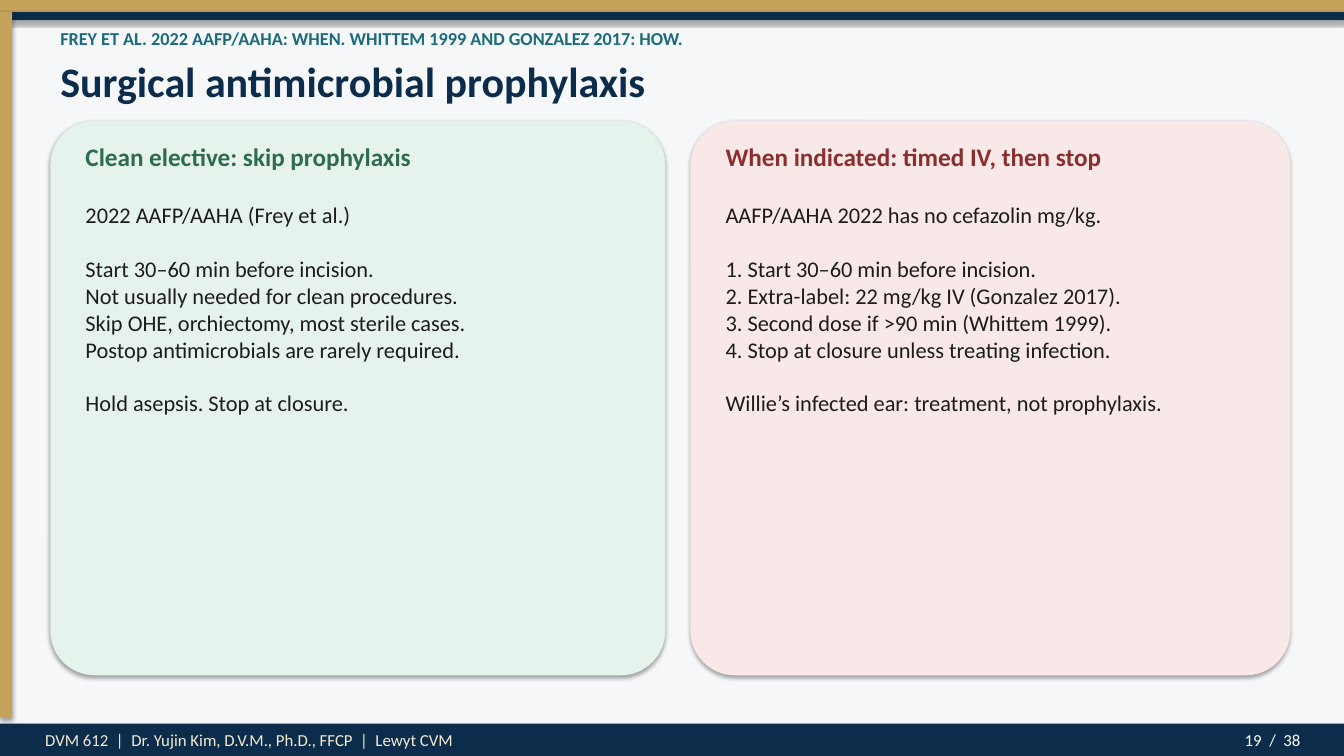
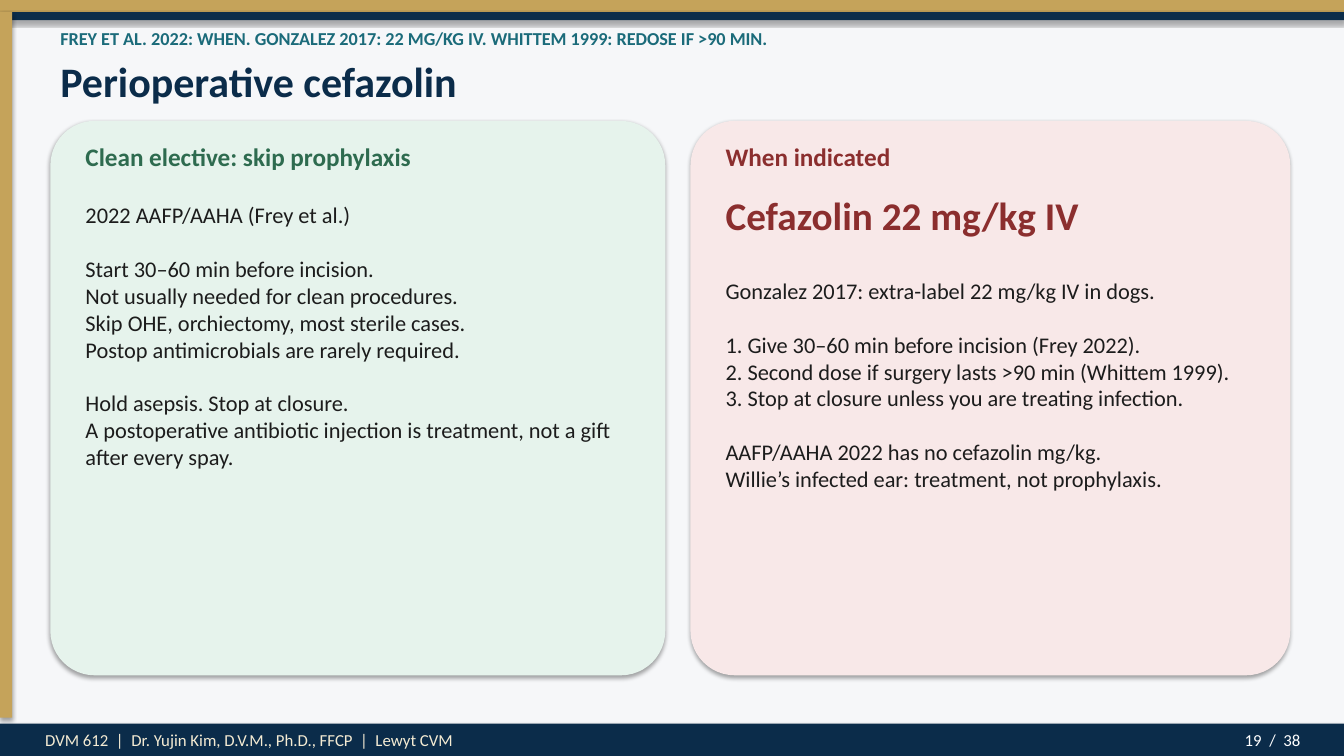
Before and after one commit to drkimvet/happycare, a slide deck: slide 19 of lectures/DVM-612_Week4_Preop_PatientPrep_Postop.pptx. Drawn at 1344x756 pixels with LibreOffice and Linux fonts; fonts in the diff are those of the drawing. Boxes give left, top, right and bottom in pixels: in the first picture for what was removed or moved away, otherwise in the second. Text is boxed around its words. In the diff, an @@ line names an element or a change of style, - is before the commit and + after.

```diff
--- a/lectures/DVM-612_Week4_Preop_PatientPrep_Postop.pptx
+++ b/lectures/DVM-612_Week4_Preop_PatientPrep_Postop.pptx
@@ text at (60, 32, 768, 46): text changed @@
-FREY ET AL. 2022 AAFP/AAHA: WHEN. WHITTEM 1999 AND GONZALEZ 2017: HOW.
+FREY ET AL. 2022: WHEN. GONZALEZ 2017: 22 MG/KG IV. WHITTEM 1999: REDOSE IF >90 MIN.
@@ text at (60, 67, 456, 104): text changed @@
-Surgical antimicrobial prophylaxis
+Perioperative cefazolin
@@ text at (726, 148, 891, 166): text changed @@
-When indicated: timed IV, then stop
+When indicated
@@ text at (85, 207, 610, 469): text changed @@
-2022 AAFP/AAHA (Frey et al.)
-Start 30–60 min before incision.
-Not usually needed for clean procedures.
-Skip OHE, orchiectomy, most sterile cases.
-Postop antimicrobials are rarely required.
-Hold asepsis. Stop at closure.
+2022 AAFP/AAHA (Frey et al.)
+Start 30–60 min before incision.
+Not usually needed for clean procedures.
+Skip OHE, orchiectomy, most sterile cases.
+Postop antimicrobials are rarely required.
+Hold asepsis. Stop at closure.
+A postoperative antibiotic injection is treatment, not a gift after every spay.
@@ text at (726, 202, 1079, 237): text changed; size 16 to 28 pt; text colour #1C1C1C to #8B2E2E; bold on @@
-AAFP/AAHA 2022 has no cefazolin mg/kg.
-1. Start 30–60 min before incision.
-2. Extra-label: 22 mg/kg IV (Gonzalez 2017).
-3. Second dose if >90 min (Whittem 1999).
-4. Stop at closure unless treating infection.
-Willie’s infected ear: treatment, not prophylaxis.
+Cefazolin 22 mg/kg IV
@@ text added at (726, 283, 1230, 491), 16 pt, text #1C1C1C @@
+Gonzalez 2017: extra-label 22 mg/kg IV in dogs.
+1. Give 30–60 min before incision (Frey 2022).
+2. Second dose if surgery lasts >90 min (Whittem 1999).
+3. Stop at closure unless you are treating infection.
+AAFP/AAHA 2022 has no cefazolin mg/kg.
+Willie’s infected ear: treatment, not prophylaxis.
```
Also in this commit, not shown: 8 other slides changed, 1 slide added, 1 slide removed, 2 other files.
